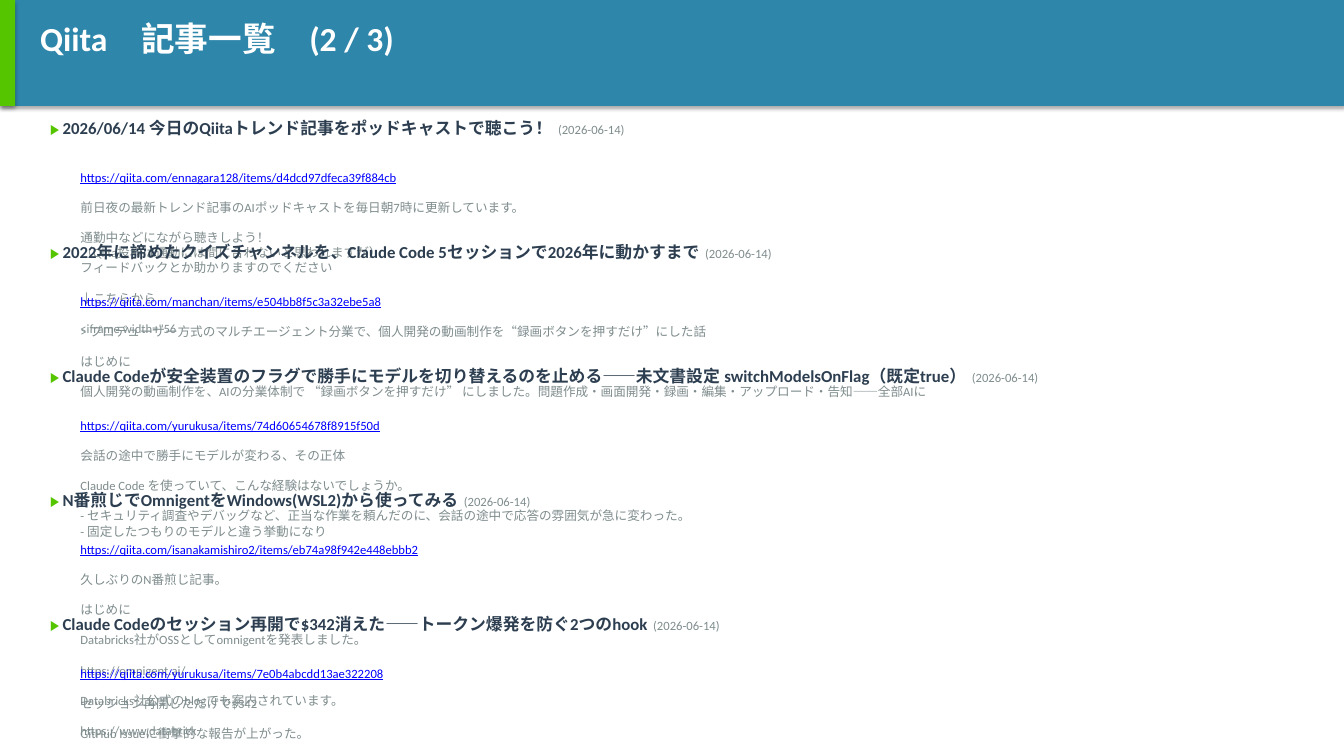
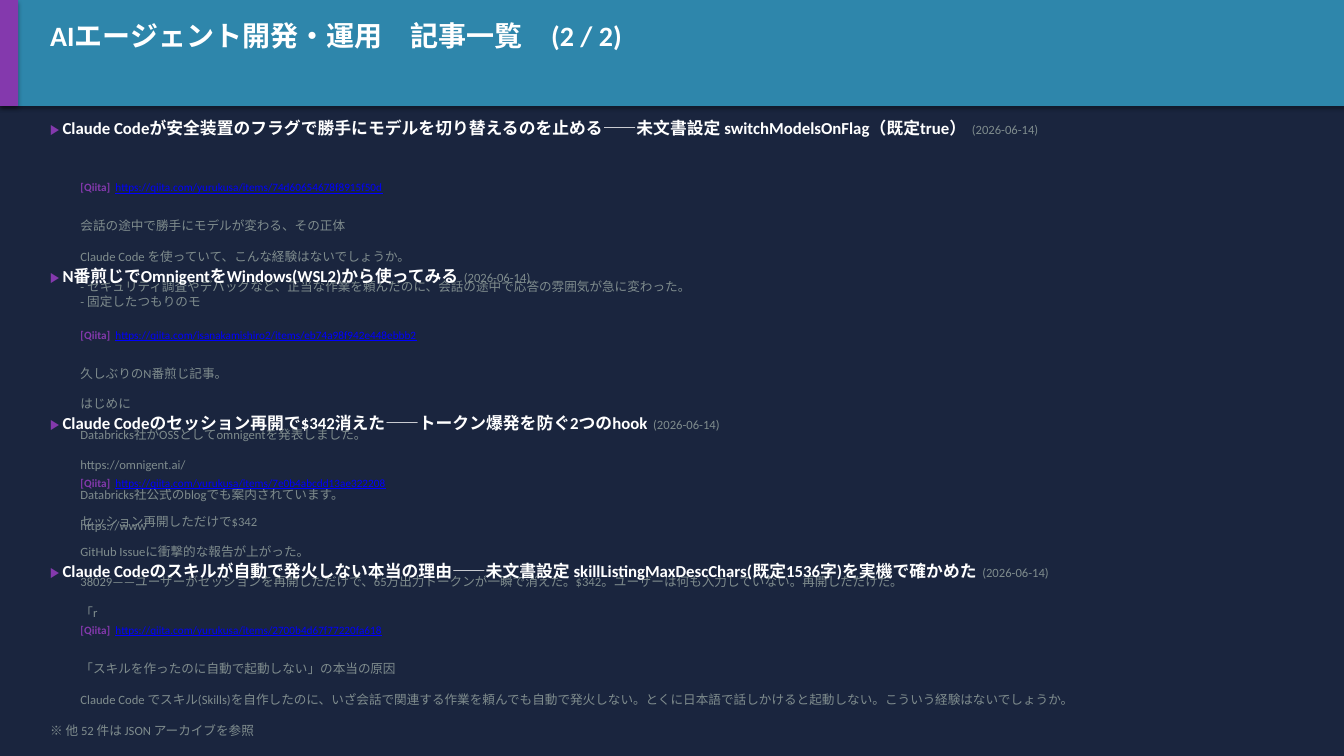
Before and after one commit to h-shoji-jws/ai-news-collector, a slide deck: slide 13 of data/2026-06-14.pptx (slide 9 before the commit). Drawn at 1344x756 pixels with LibreOffice and Linux fonts; fonts in the diff are those of the drawing. Boxes give left, top, right and bottom in pixels: in the first picture for what was removed or moved away, otherwise in the second. Text is boxed around its words. In the diff, an @@ line names an element or a change of style, - is before the commit and + after.

```diff
--- a/data/2026-06-14.pptx
+++ b/data/2026-06-14.pptx
@@ rectangle at (0, 0, 18, 106): fill #55C500 to #8439AD @@
@@ rectangle added at (0, 0, 1344, 756), fill #1A253E @@
@@ text at (50, 22, 622, 50): text changed; size 24 to 20 pt @@
-Qiita 記事一覧 (2 / 3)
+AIエージェント開発・運用 記事一覧 (2 / 2)
@@ text "▶ Claude Codeが安全装置のフラグで勝手にモデルを切り替えるのを止める——未文書設定 switchModels ...": place and size @@
-text "▶ Claude Codeが安全装置のフラグで勝手にモデルを切り替えるのを止める——未文書設定 switchModels ..." at (63, 369, 1038, 387)
+text "▶ Claude Codeが安全装置のフラグで勝手にモデルを切り替えるのを止める——未文書設定 switchModels ..." at (63, 121, 1038, 137)
@@ text "▶ Claude Codeが安全装置のフラグで勝手にモデルを切り替えるのを止める——未文書設定 switchModels ..." at (63, 121, 1038, 137): text colour #55C500 to #8439AD in "▶"; text colour #2C3E50 to #FFFFFF in "Claude Codeが安全装置のフラグで勝手にモデルを切り替えるのを止める——未文書設定 switchModelsOn ..." @@
@@ text removed at (63, 119, 624, 136) @@
-▶ 2026/06/14 今日のQiitaトレンド記事をポッドキャストで聴こう！ (2026-06-14)
@@ text at (80, 183, 382, 194): text changed; size 9 to 8 pt @@
-https://qiita.com/ennagara128/items/d4dcd97dfeca39f884cb
+[Qiita] https://qiita.com/yurukusa/items/74d60654678f8915f50d
@@ text removed at (80, 201, 524, 337) @@
-前日夜の最新トレンド記事のAIポッドキャストを毎日朝7時に更新しています。
-通勤中などにながら聴きしよう！
-（Qiita投稿は通勤には間に合わないと思われますが）
-フィードバックとか助かりますのでください
-↓こちらから
-<iframe width="56
@@ text at (80, 219, 690, 307): text changed @@
-会話の途中で勝手にモデルが変わる、その正体
-Claude Code を使っていて、こんな経験はないでしょうか。
-- セキュリティ調査やデバッグなど、正当な作業を頼んだのに、会話の途中で応答の雰囲気が急に変わった。
-- 固定したつもりのモデルと違う挙動になり
+会話の途中で勝手にモデルが変わる、その正体
+Claude Code を使っていて、こんな経験はないでしょうか。
+- セキュリティ調査やデバッグなど、正当な作業を頼んだのに、会話の途中で応答の雰囲気が急に変わった。
+- 固定したつもりのモ
@@ text "▶ N番煎じでOmnigentをWindows(WSL2)から使ってみる (2026-06-14)": place and size @@
-text "▶ N番煎じでOmnigentをWindows(WSL2)から使ってみる (2026-06-14)" at (63, 493, 530, 511)
+text "▶ N番煎じでOmnigentをWindows(WSL2)から使ってみる (2026-06-14)" at (63, 268, 530, 286)
@@ text "▶ N番煎じでOmnigentをWindows(WSL2)から使ってみる (2026-06-14)" at (63, 268, 530, 286): text colour #55C500 to #8439AD in "▶"; text colour #2C3E50 to #FFFFFF in "N番煎じでOmnigentをWindows(WSL2)から使ってみる" @@
@@ text removed at (399, 245, 771, 260) @@
-▶ 2022年に諦めたクイズチャンネルを、Claude Code 5セッションで2026年に動かすまで (2026-06-14)
@@ text removed at (80, 324, 926, 397) @@
-> プロデューサー方式のマルチエージェント分業で、個人開発の動画制作を“録画ボタンを押すだけ”にした話
-はじめに
-個人開発の動画制作を、AIの分業体制で “録画ボタンを押すだけ” にしました。問題作成・画面開発・録画・編集・アップロード・告知——全部AIに
@@ text at (80, 331, 416, 341): text changed; size 9 to 8 pt @@
-https://qiita.com/manchan/items/e504bb8f5c3a32ebe5a8
+[Qiita] https://qiita.com/isanakamishiro2/items/eb74a98f942e448ebbb2
@@ text at (80, 367, 366, 532): text changed @@
-久しぶりのN番煎じ記事。
-はじめに
-Databricks社がOSSとしてomnigentを発表しました。
-https://omnigent.ai/
-Databricks社公式のblogでも案内されています。
-https://www.databrick
+久しぶりのN番煎じ記事。
+はじめに
+Databricks社がOSSとしてomnigentを発表しました。
+https://omnigent.ai/
+Databricks社公式のblogでも案内されています。
+https://www
@@ text "▶ Claude Codeのセッション再開で$342消えた——トークン爆発を防ぐ2つのhook (2026-06-14)": place and size @@
-text "▶ Claude Codeのセッション再開で$342消えた——トークン爆発を防ぐ2つのhook (2026-06-14)" at (63, 617, 719, 635)
+text "▶ Claude Codeのセッション再開で$342消えた——トークン爆発を防ぐ2つのhook (2026-06-14)" at (63, 416, 719, 434)
@@ text "▶ Claude Codeのセッション再開で$342消えた——トークン爆発を防ぐ2つのhook (2026-06-14)" at (63, 416, 719, 434): text colour #55C500 to #8439AD in "▶"; text colour #2C3E50 to #FFFFFF in "Claude Codeのセッション再開で$342消えた——トークン爆発を防ぐ2つのhook" @@
@@ text at (80, 479, 385, 490): text changed; size 9 to 8 pt @@
-https://qiita.com/yurukusa/items/74d60654678f8915f50d
+[Qiita] https://qiita.com/yurukusa/items/7e0b4abcdd13ae322208
@@ text at (80, 516, 1074, 706): text changed @@
-セッション再開しただけで$342
-GitHub Issueに衝撃的な報告が上がった。
-38029——ユーザーがセッションを再開しただけで、65万出力トークンが一瞬で消えた。$342。ユーザーは何も入力していない。再開しただけだ。
-「resume my l
+セッション再開しただけで$342
+GitHub Issueに衝撃的な報告が上がった。
+38029——ユーザーがセッションを再開しただけで、65万出力トークンが一瞬で消えた。$342。ユーザーは何も入力していない。再開しただけだ。
+「r
@@ text added at (63, 563, 1048, 581), 12 pt, text #FFFFFF, bold @@
+▶ Claude Codeのスキルが自動で発火しない本当の理由——未文書設定 skillListingMaxDescChars(既定1536字)を実機で確かめた (2026-06-14)
@@ text removed at (80, 545, 418, 556) @@
-https://qiita.com/isanakamishiro2/items/eb74a98f942e448ebbb2
@@ text at (80, 626, 381, 636): text changed; size 9 to 8 pt @@
-https://qiita.com/yurukusa/items/7e0b4abcdd13ae322208
+[Qiita] https://qiita.com/yurukusa/items/2700b4d67f77220fa618
@@ text added at (80, 662, 1074, 706), 9 pt, text #7F8C8D @@
+「スキルを作ったのに自動で起動しない」の本当の原因
+Claude Code でスキル(Skills)を自作したのに、いざ会話で関連する作業を頼んでも自動で発火しない。とくに日本語で話しかけると起動しない。こういう経験はないでしょうか。
@@ text added at (66, 724, 254, 736), 9 pt, text #7F8C8D @@
+※ 他 52 件は JSON アーカイブを参照
```
Also in this commit, not shown: 3 other slides changed, 20 slides added, 5 slides removed.
